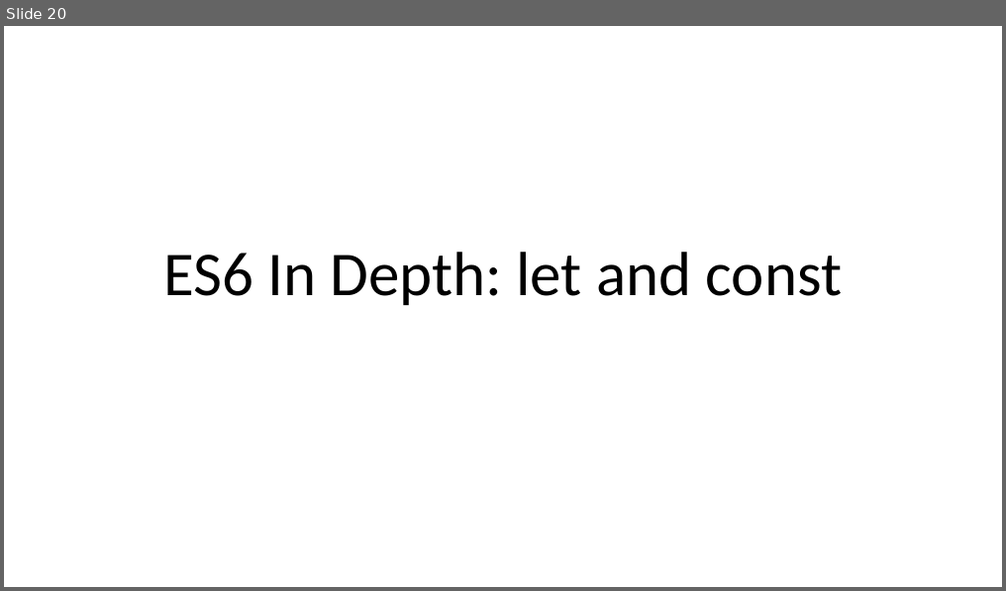
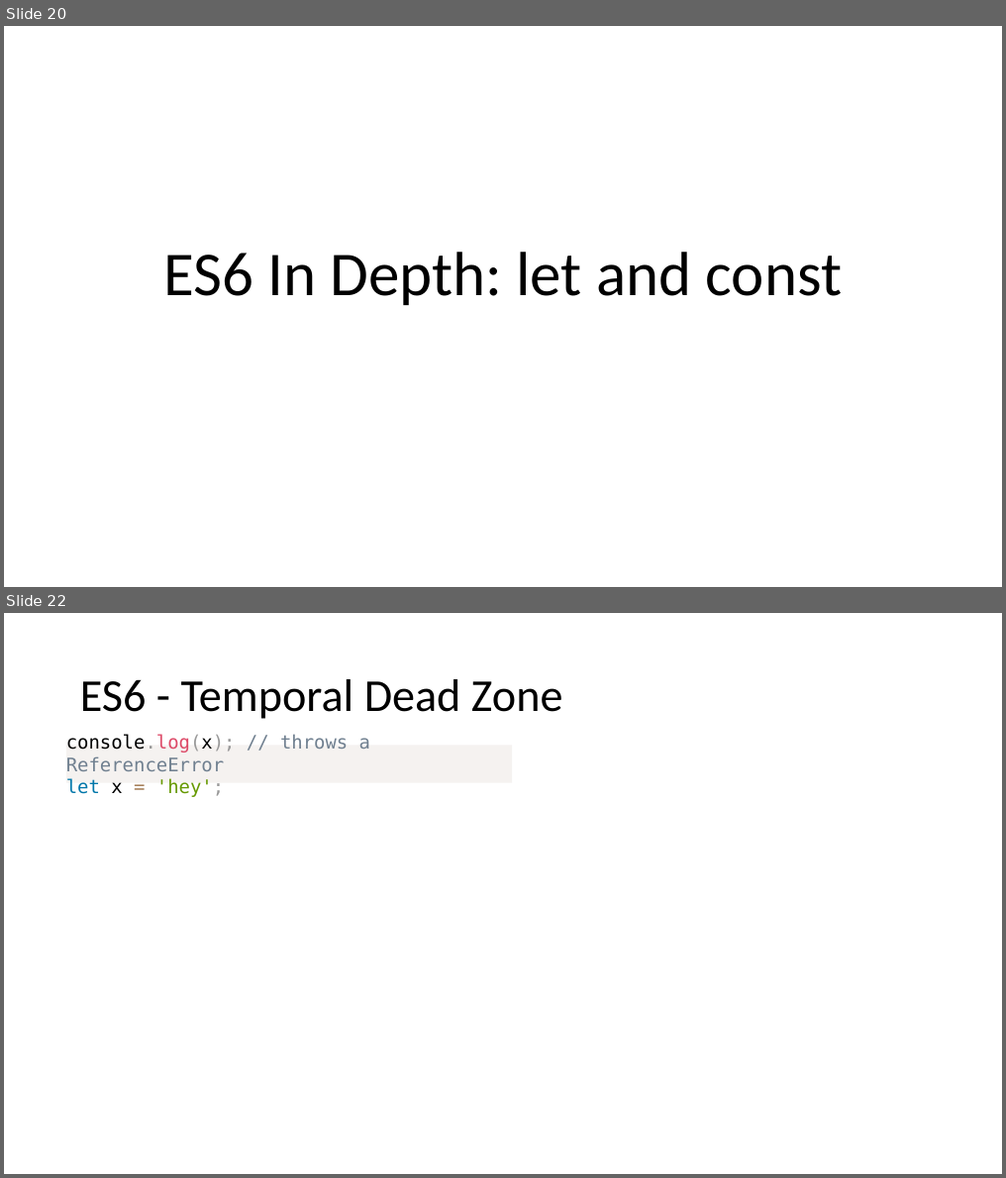
Before and after one commit to dzmitry-varabei/front-end-course, a slide deck: es6/es6.pptx. Shown one above the other, each under a label of ours: slide 20 before the commit, slides 20 and 22 after it; the slides between them are not shown. The pictures are 1006x591 and 1006x1178 pixels, drawn with LibreOffice and Linux fonts; fonts in the diff are those of the drawing. Boxes give left, top, right and bottom in pixels: in the first picture for what was removed or moved away, otherwise in the second. Text is boxed around its words. In the diff, an @@ line names an element or a change of style, - is before the commit and + after.

```diff
--- a/es6/es6.pptx
+++ b/es6/es6.pptx
@@ slide 22 added at (4, 613, 1002, 1174), background #FFFFFF @@
@@ title added at (80, 679, 563, 719), 44 pt, text #000000 @@
+ES6 - Temporal Dead Zone
@@ text added at (66, 741, 512, 786), fill #F5F2F0, 18 pt, text #708090 @@
+console.log(x); // throws a ReferenceError
+let x = 'hey';
```
Also in this commit, not shown: 6 other slides added.
